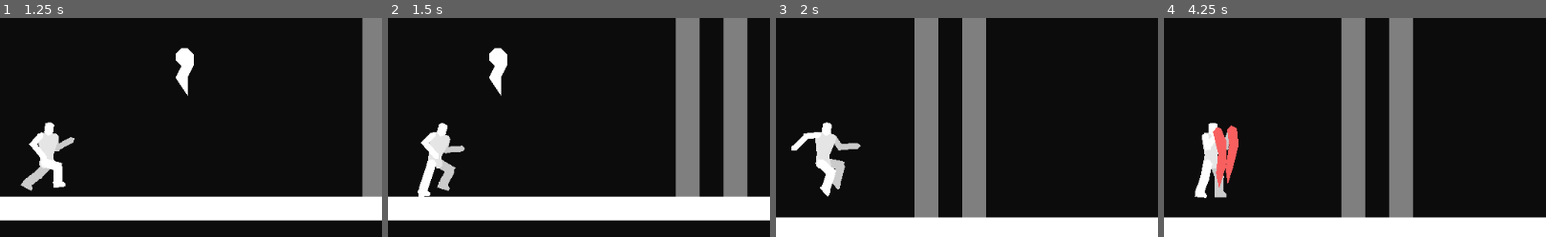
Above: before the commit, frames 1-4 (left to right).
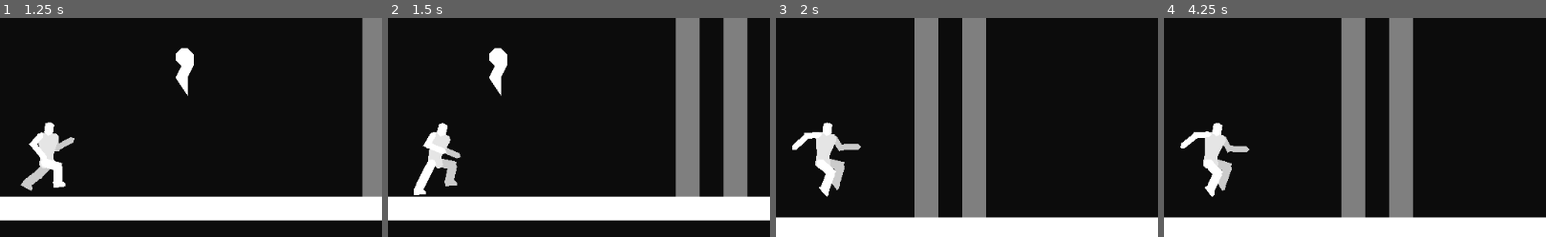
Above: after the commit, the same moments.

Repository: DarknessCatt/Lost-Soul
Game: Godot game, scene res://Maps/Prototype_Dead_World/Prototype_Dead_World.tscn
Two runs of this game, one before a commit and one after it. Both use one fixed random seed, a clock stepped at 60 frames per second and the inputs below.
Inputs:
- Up to frame 1 (1.25 s): tap Enter at 0.5 s; hold Right (hero_right) from 0.53 s (still down); hold D (hero_block, bound only before the commit) from 0.53 s (still down); tap Z (hero_jump) at 0.77 s
- Up to frame 2 (1.5 s): keep holding Right (hero_right); release D (hero_block, bound only before the commit) at 1.28 s; tap D (hero_block, bound only before the commit) at 1.35 s
- Up to frame 3 (2 s): keep holding Right (hero_right); tap Z (hero_jump) at 1.52 s
- Up to frame 4 (4.25 s): release Right (hero_right) at 2.03 s; hold Left (hero_left) 2.03-2.78 s; hold S (hero_heart) 2.03-2.78 s; tap D (hero_block, bound only before the commit) at 2.3, 2.85 s; hold Right (hero_right) from 2.78 s (still down); tap Z (hero_jump) at 3.02, 3.77 s; hold D (hero_block, bound only before the commit) from 3.53 s (still down)
The pictures show only the part of the screen within x 44-94%, y 32-82%; the shares and areas given below are measured in that part.

Frame 1 is identical in both runs. In frame 2, 1.1% of the frame differs, in the area x 6-21%, y 47-82%; in frame 3, 0.3%; in frame 4, 2.6%, in the area x 4-23%, y 47-83%.

Commit message:
Controller Button Tutorial

Diff:
--- /dev/null
+++ b/Lost_Soul/Entities/Information/Tutorial_buttons/Tutorial_Button.gd
@@ -0,0 +1,17 @@
+extends Node2D
+
+var controller : bool = false
+
+func _ready():
+	assert(self.get_child_count() == 2)
+
+func _input(event):
+	if controller and event is InputEventKey:
+		self.get_child(0).show()
+		self.get_child(1).hide()
+		controller = false
+
+	elif not controller and (event is InputEventJoypadButton or event is InputEventJoypadMotion):
+		self.get_child(1).show()
+		self.get_child(0).hide()
+		controller = true
--- /dev/null
+++ b/Lost_Soul/Entities/Information/Tutorial_buttons/Tutorial_Button.tscn
@@ -0,0 +1,6 @@
+[gd_scene load_steps=2 format=2]
+
+[ext_resource path="res://Entities/Information/Tutorial_buttons/Tutorial_Button.gd" type="Script" id=1]
+
+[node name="Tutorial_Button" type="Node2D"]
+script = ExtResource( 1 )
--- a/Lost_Soul/Maps/Between_Worlds/Between_Worlds.gd
+++ b/Lost_Soul/Maps/Between_Worlds/Between_Worlds.gd
@@ -231,16 +231,28 @@
 	dialogue.change_dialogue(dil_check)
 	dialogue.begin()
 
-	var atk_event = InputEventKey.new()
-	atk_event.scancode = 67
-	InputMap.action_add_event("hero_attack", atk_event)
+	var atk_key_event = InputEventKey.new()
+	atk_key_event.scancode = 67
+	InputMap.action_add_event("hero_attack", atk_key_event)
+
+	var atk_con_event = InputEventJoypadButton.new()
+	atk_con_event.button_index = 2
+	InputMap.action_add_event("hero_attack", atk_con_event)
+
+	var blk_key_event = InputEventKey.new()
+	blk_key_event.scancode = 68
+	InputMap.action_add_event("hero_block", blk_key_event)
+
+	var blk_con_event = InputEventJoypadButton.new()
+	blk_con_event.button_index = 5
+	InputMap.action_add_event("hero_block", blk_con_event)
 
 func _on_Attack_entered(_body):
 	if first_check:
 		$Tween.remove_all()
 		$Tween.interpolate_property(
-			$Dialogue_Triggers/Attack/C, "modulate:a",
-			$Dialogue_Triggers/Attack/C.modulate.a, 1,
+			$Dialogue_Triggers/Attack/Tutorial_Button, "modulate:a",
+			$Dialogue_Triggers/Attack/Tutorial_Button.modulate.a, 1,
 			0.5, Tween.TRANS_LINEAR, Tween.EASE_IN_OUT)
 		$Tween.start()
 
@@ -248,8 +260,8 @@
 	if first_check:
 		$Tween.remove_all()
 		$Tween.interpolate_property(
-			$Dialogue_Triggers/Attack/C, "modulate:a",
-			$Dialogue_Triggers/Attack/C.modulate.a, 0,
+			$Dialogue_Triggers/Attack/Tutorial_Button, "modulate:a",
+			$Dialogue_Triggers/Attack/Tutorial_Button.modulate.a, 0,
 			0.5, Tween.TRANS_LINEAR, Tween.EASE_IN_OUT)
 		$Tween.start()
 
@@ -272,16 +284,16 @@
 func _on_Block_tutorial_entered(_body):
 	$Tween.remove_all()
 	$Tween.interpolate_property(
-		$Dialogue_Triggers/Block_tutorial/D, "modulate:a",
-		$Dialogue_Triggers/Block_tutorial/D.modulate.a, 1,
+		$Dialogue_Triggers/Block_tutorial/Tutorial_Button, "modulate:a",
+		$Dialogue_Triggers/Block_tutorial/Tutorial_Button.modulate.a, 1,
 		0.5, Tween.TRANS_LINEAR, Tween.EASE_IN_OUT)
 	$Tween.start()
 
 func _on_Block_tutorial_exited(_body):
 	$Tween.remove_all()
 	$Tween.interpolate_property(
-		$Dialogue_Triggers/Block_tutorial/D, "modulate:a",
-		$Dialogue_Triggers/Block_tutorial/D.modulate.a, 0,
+		$Dialogue_Triggers/Block_tutorial/Tutorial_Button, "modulate:a",
+		$Dialogue_Triggers/Block_tutorial/Tutorial_Button.modulate.a, 0,
 		0.5, Tween.TRANS_LINEAR, Tween.EASE_IN_OUT)
 	$Tween.start()
 
--- a/Lost_Soul/Maps/Between_Worlds/Between_Worlds.tscn
+++ b/Lost_Soul/Maps/Between_Worlds/Between_Worlds.tscn
@@ -20,6 +20,9 @@
 [ext_resource path="res://Assets/BG_Music/Anttis/Anttis-instrumentals-1st-I-lost-my-money.ogg" type="AudioStream" id=18]
 [ext_resource path="res://Assets/BG_Music/Anttis/Anttis-instrumentals-Beat.ogg" type="AudioStream" id=19]
 [ext_resource path="res://Entities/Enemies/Wall_Enemies/Spitter/Spitter.tscn" type="PackedScene" id=20]
+[ext_resource path="res://Entities/Information/Tutorial_buttons/Tutorial_Button.tscn" type="PackedScene" id=21]
+[ext_resource path="res://Assets/controller/controller_button_X.png" type="Texture" id=22]
+[ext_resource path="res://Assets/controller/controller_RB.png" type="Texture" id=23]
 
 [sub_resource type="StyleBoxFlat" id=1]
 bg_color = Color( 0, 0, 0, 1 )
@@ -325,12 +328,20 @@
 [node name="area" type="CollisionShape2D" parent="Dialogue_Triggers/Attack"]
 shape = SubResource( 10 )
 
-[node name="C" type="Polygon2D" parent="Dialogue_Triggers/Attack"]
+[node name="Tutorial_Button" parent="Dialogue_Triggers/Attack" instance=ExtResource( 21 )]
 modulate = Color( 1, 1, 1, 0 )
-position = Vector2( -0.000244141, -80 )
+
+[node name="C" type="Polygon2D" parent="Dialogue_Triggers/Attack/Tutorial_Button"]
+position = Vector2( -8, -55 )
 color = Color( 0.976471, 0.376471, 0.376471, 1 )
 polygon = PoolVector2Array( 16, 16, 0, 16, -8, 0.52211, 0, -16, 16, -16, 16, -22, -6, -22, -16, 0.258121, -6, 22, 16, 22 )
 
+[node name="Sprite" type="Sprite" parent="Dialogue_Triggers/Attack/Tutorial_Button"]
+visible = false
+position = Vector2( 0, -55 )
+scale = Vector2( 0.25, 0.25 )
+texture = ExtResource( 22 )
+
 [node name="Wander_Enemy" type="Area2D" parent="Dialogue_Triggers"]
 position = Vector2( 6912, 1216 )
 monitorable = false
@@ -363,15 +374,23 @@
 [node name="Area" type="CollisionShape2D" parent="Dialogue_Triggers/Block_tutorial"]
 shape = SubResource( 14 )
 
-[node name="D" type="Polygon2D" parent="Dialogue_Triggers/Block_tutorial"]
+[node name="Tutorial_Button" parent="Dialogue_Triggers/Block_tutorial" instance=ExtResource( 21 )]
 modulate = Color( 1, 1, 1, 0 )
-position = Vector2( 72.001, -104 )
+
+[node name="D" type="Polygon2D" parent="Dialogue_Triggers/Block_tutorial/Tutorial_Button"]
+position = Vector2( 72, -104 )
 color = Color( 0.976471, 0.376471, 0.376471, 1 )
 polygon = PoolVector2Array( 8, -40, 24, -16, 24, 24, 8, 40, -16, 40, -16, -40 )
 
-[node name="D_Inside" type="Polygon2D" parent="Dialogue_Triggers/Block_tutorial/D"]
+[node name="D_Inside" type="Polygon2D" parent="Dialogue_Triggers/Block_tutorial/Tutorial_Button/D"]
 color = Color( 0, 0, 0, 1 )
 polygon = PoolVector2Array( -8, -32, 8, -32, 16, -16, 16, 24, 8, 32, -8, 32 )
+
+[node name="Sprite" type="Sprite" parent="Dialogue_Triggers/Block_tutorial/Tutorial_Button"]
+visible = false
+position = Vector2( 72, -104 )
+scale = Vector2( 0.35, 0.35 )
+texture = ExtResource( 23 )
 
 [node name="Before_Eyes" type="Area2D" parent="Dialogue_Triggers"]
 position = Vector2( 15664, 160 )
--- a/Lost_Soul/Maps/Prototype_Dead_World/Prototype_Dead_World.gd
+++ b/Lost_Soul/Maps/Prototype_Dead_World/Prototype_Dead_World.gd
@@ -43,6 +43,7 @@
 
 func _ready():
 	InputMap.action_erase_events("hero_attack")
+	InputMap.action_erase_events("hero_block")
 
 	$Hero.on_cutscene = true
 	$Hero._change_anim("StandingUp")
@@ -80,12 +81,12 @@
 
 func _on_Jump_body_entered(_body):
 	$Tween.stop_all()
-	$Tween.interpolate_property($Jump/Z, "color:a", 0, 0.8, 1, Tween.TRANS_SINE, Tween.EASE_IN)
+	$Tween.interpolate_property($Jump/Tutorial_Button, "modulate:a", 0, 1, 0.5, Tween.TRANS_SINE, Tween.EASE_IN)
 	$Tween.start()
 
 func _on_Jump_body_exited(_body):
 	dialogue.clear()
-	$Jump/Z.color.a = 0
+	$Jump/Tutorial_Button.modulate.a = 0
 
 func _on_Souls_1_body_entered(body):
 	dialogue.change_dialogue(soul_dialogue)
--- a/Lost_Soul/Maps/Prototype_Dead_World/Prototype_Dead_World.tscn
+++ b/Lost_Soul/Maps/Prototype_Dead_World/Prototype_Dead_World.tscn
@@ -9,6 +9,8 @@
 [ext_resource path="res://Entities/Map_Elements/Hidden_Area/Hidden_Area.tscn" type="PackedScene" id=7]
 [ext_resource path="res://Entities/Pickups/Souls/Souls.tscn" type="PackedScene" id=8]
 [ext_resource path="res://HUD/Soul_Counter/Soul_Counter.tscn" type="PackedScene" id=9]
+[ext_resource path="res://Assets/controller/controller_button_A.png" type="Texture" id=10]
+[ext_resource path="res://Entities/Information/Tutorial_buttons/Tutorial_Button.tscn" type="PackedScene" id=11]
 
 [sub_resource type="RectangleShape2D" id=1]
 extents = Vector2( 38.6221, 220.676 )
@@ -194,12 +196,21 @@
 position = Vector2( 1.3291, 0 )
 shape = SubResource( 4 )
 
-[node name="Z" type="Polygon2D" parent="Jump"]
-position = Vector2( 38.8612, 44.1783 )
+[node name="Tutorial_Button" parent="Jump" instance=ExtResource( 11 )]
+modulate = Color( 1, 1, 1, 0 )
+
+[node name="Z" type="Polygon2D" parent="Jump/Tutorial_Button"]
+position = Vector2( 40, 45 )
 scale = Vector2( 0.5, 0.5 )
-color = Color( 0.976471, 0.376471, 0.376471, 0 )
-offset = Vector2( -15.9305, -66.326 )
+color = Color( 0.976471, 0.376471, 0.376471, 1 )
+offset = Vector2( -15, -66.326 )
 polygon = PoolVector2Array( -24.0695, 22.326, 55.9305, 22.326, 55.9305, 38.326, -0.069458, 94.326, 55.9305, 94.326, 55.9305, 110.326, -24.0695, 110.326, -24.0695, 94.326, 31.9305, 38.326, -24.0695, 38.326 )
+
+[node name="Controller" type="Sprite" parent="Jump/Tutorial_Button"]
+visible = false
+position = Vector2( 40, 45 )
+scale = Vector2( 0.35, 0.35 )
+texture = ExtResource( 10 )
 
 [node name="Middle" type="Area2D" parent="."]
 position = Vector2( 562.102, 81.2445 )
Not shown: 1 places in Lost_Soul/Maps/Between_Worlds/Between_Worlds.tscn that only renumber resources
Not shown: 1 places in Lost_Soul/Maps/Prototype_Dead_World/Prototype_Dead_World.tscn that only renumber resources
